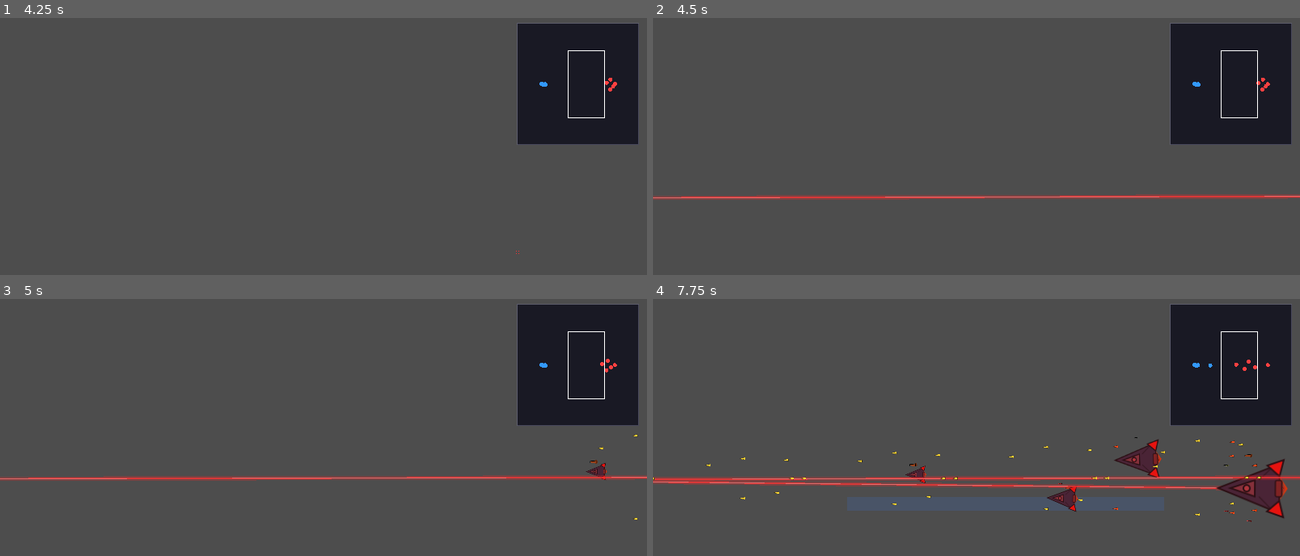
Above: before the commit, frames 1-4 (two rows, left to right).
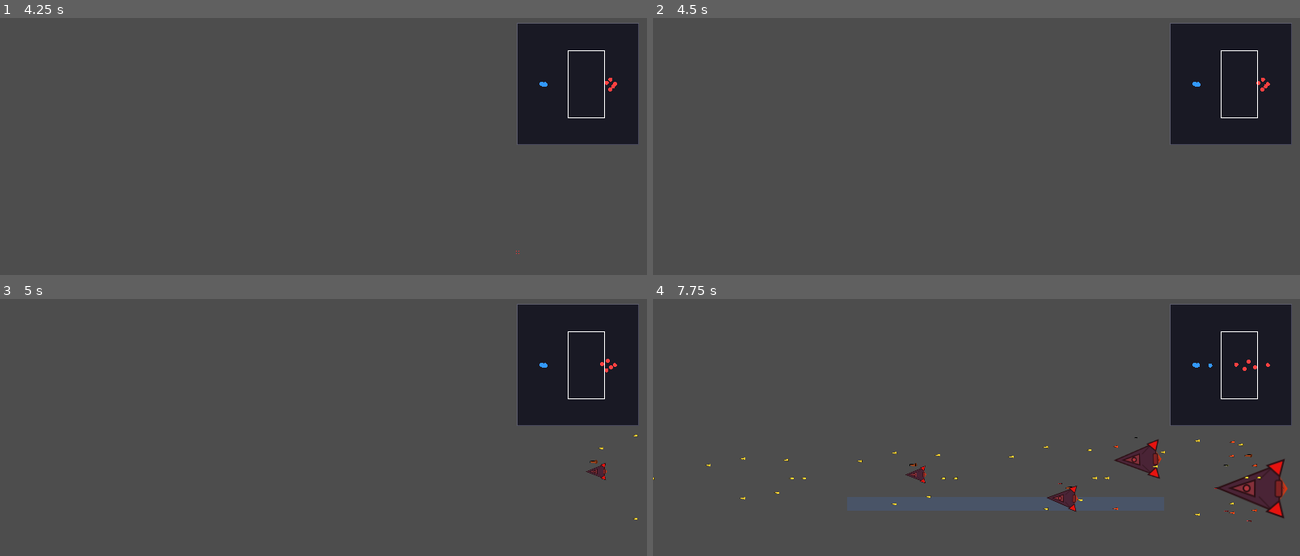
Above: after the commit, the same moments.

Repository: ZhanXuzhao/SpaceRTS
Game: Godot game, scene res://scenes/main.tscn
Same seed, same stepped clock (60 frames per second), same inputs: the game is played once before the commit and once after it.
Inputs (mouse positions are in pixels of both pictures, inside the frame that each line leads up to):
- Up to frame 1 (4.25 s): tap Enter at 0.5 s; move the mouse to (465, 179) at 0.52 s; hold W 0.53-1.25 s; tap R at 0.6 s; click (465, 179) at 0.67 s; tap Space at 1.25 s; drag from (194, 215) to (291, 269) at 1.27 s; move the mouse to (388, 118) at 2.02 s; hold W 2.03-2.75 s; tap H at 2.1 s; drag from (291, 269) to (129, 143) at 2.77 s; move the mouse to (517, 251) at 3.52 s; hold A from 3.53 s (still down); tap Z at 3.6 s
- Up to frame 2 (4.5 s): release A at 4.25 s; tap Enter at 4.25 s; drag from (782, 143) to (879, 105) at 4.27 s
- Up to frame 3 (5 s): no input
- Up to frame 4 (7.75 s): tap Space at 5 s; move the mouse to (1008, 478) at 5.02 s; hold A 5.03-5.75 s; tap C at 5.1 s; click (1008, 478) at 5.17 s; drag from (879, 386) to (1015, 448) at 5.77 s; move the mouse to (1118, 460) at 6.52 s; hold W 6.53-7.25 s; tap 0 at 6.6 s; drag from (847, 496) to (1164, 509) at 7.27 s

Frame 1 is identical in both runs. In frame 2, 1.7% of the frame differs, in the area x 0-100%, y 68-71%; in frame 3, 1.7%; in frame 4, 3.1%, in the area x 0-100%, y 68-75%.

Commit message:
fix: 激光光束绘制增加 _laser_cycle_timer > 0 条件

Diff:
--- a/scripts/unit.gd
+++ b/scripts/unit.gd
@@ -733,7 +733,7 @@
 			if w != null and w.weapon_type == Weapon.WeaponType.LASER:
 				has_laser = true
 				break
-		if has_laser:
+		if has_laser and _laser_cycle_timer > 0:
 			var dist = global_position.distance_to(_current_target.global_position)
 			var laser_range = 0.0
 			for w in _slot_weapons:
